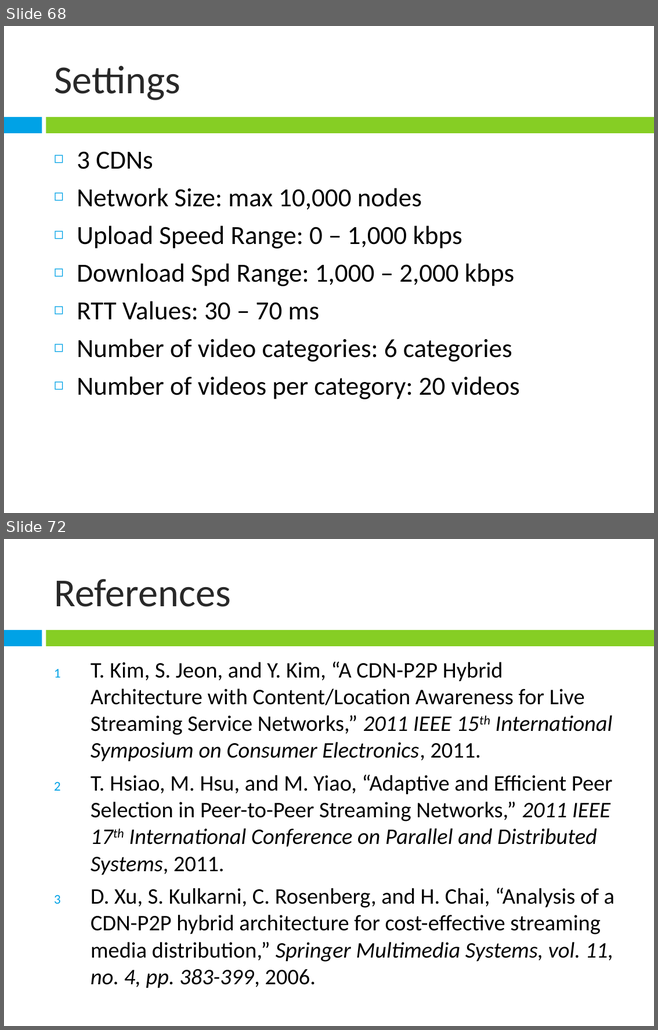
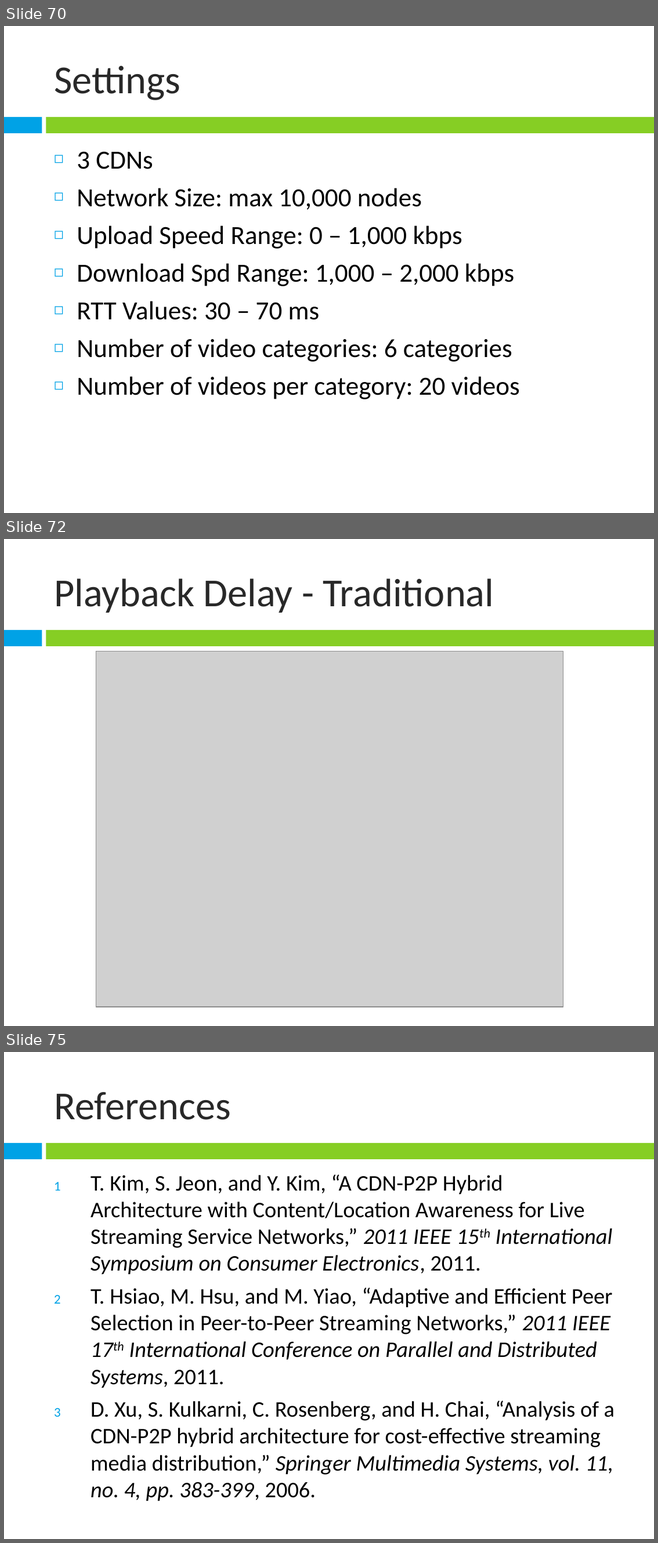
Before and after one commit to janeriongcol/ndsg-chupacabra, a slide deck: Presentations/Mock Presentation.pptx. Shown one above the other, each under a label of ours: slides 68 and 72 before the commit, slides 70, 72 and 75 after it; the slides between them are not shown. The pictures are 658x1030 and 658x1543 pixels, drawn with LibreOffice and Linux fonts; fonts in the diff are those of the drawing; grey boxes stand for pictures. Boxes give left, top, right and bottom in pixels: in the first picture for what was removed or moved away, otherwise in the second. Text is boxed around its words. In the diff, an @@ line names an element or a change of style, - is before the commit and + after.

```diff
--- a/Presentations/Mock Presentation.pptx
+++ b/Presentations/Mock Presentation.pptx
@@ slide 72 added at (x1=4, y1=539, x2=654, y2=1026), background #FFFFFF; not listed: 2 template elements that a slide beside it also shows @@
@@ title added at (x1=54, y1=578, x2=494, y2=613), 44 pt, text #282828 @@
+Playback Delay - Traditional
@@ picture added at (x1=96, y1=652, x2=563, y2=1008) @@
@@ what was slide 68 is now slide 70 @@
@@ what was slide 72 is now slide 75 @@
```
Also in this commit, not shown: 16 slides changed, 2 other slides added.
